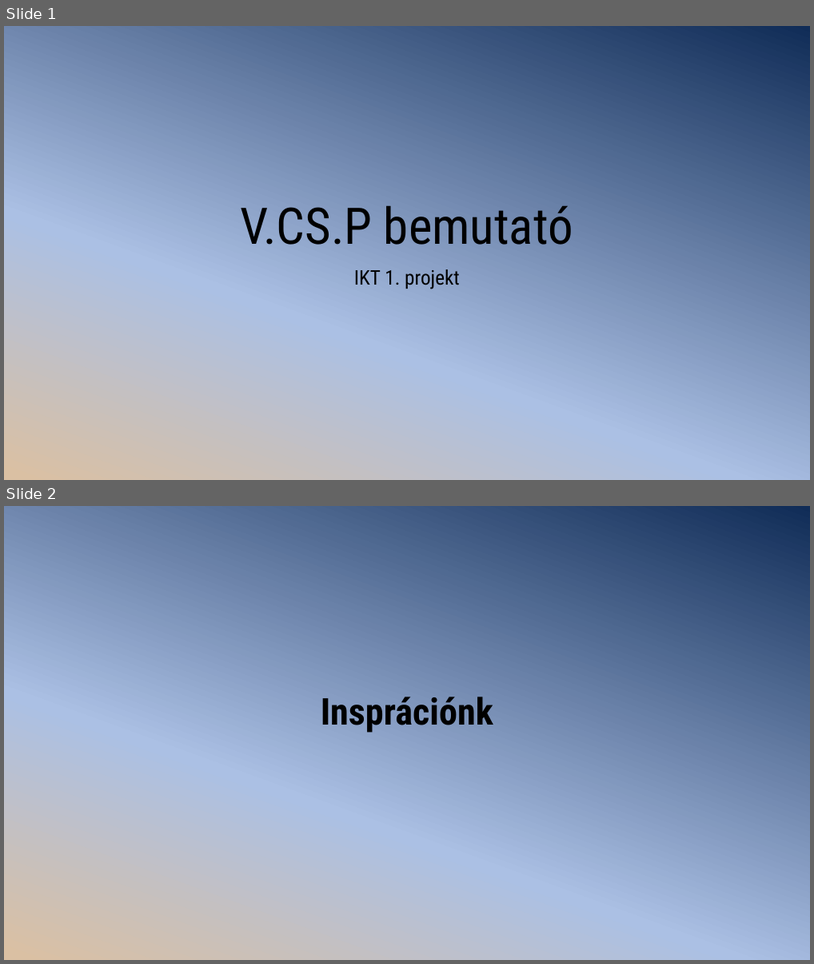
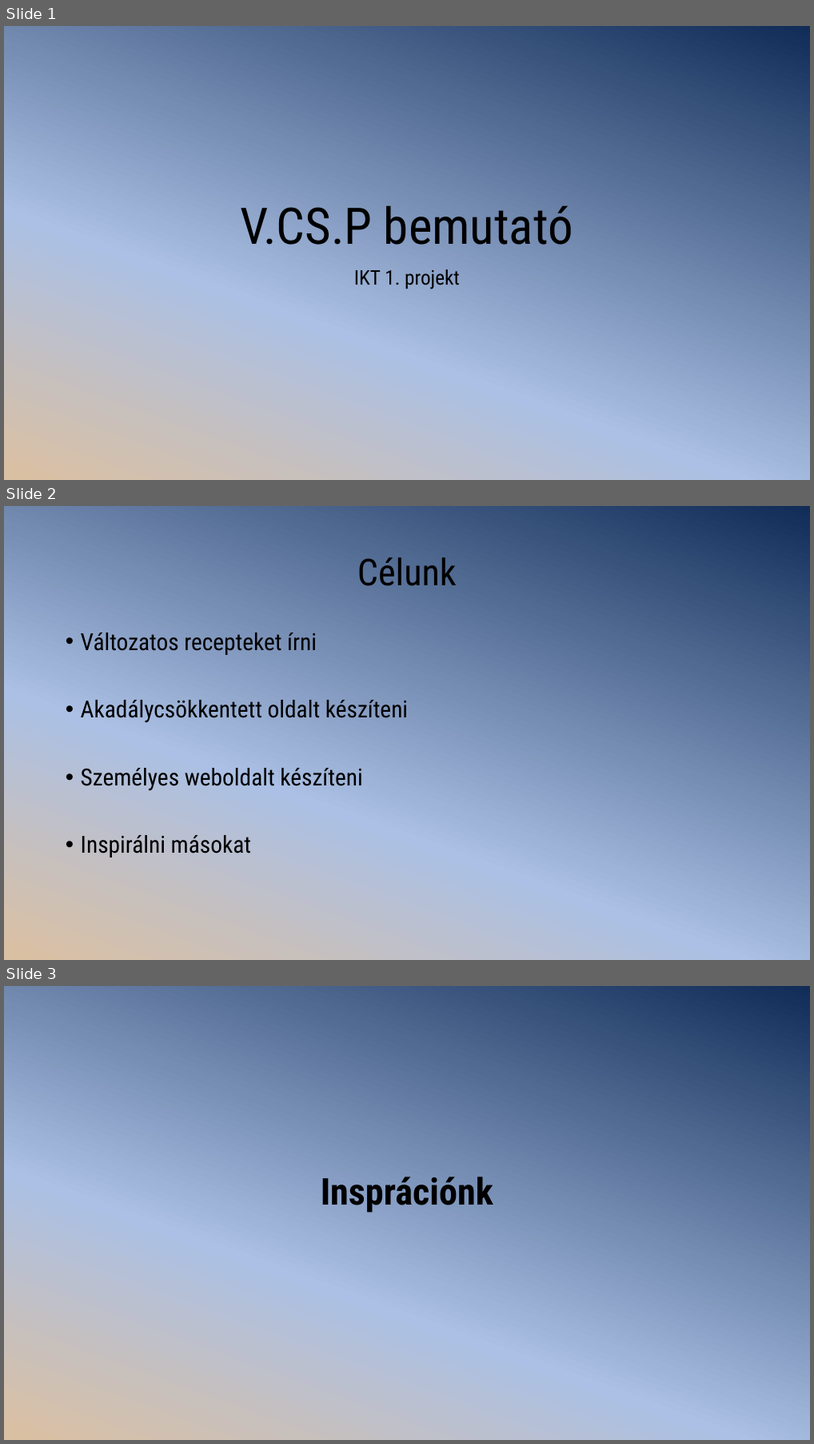
Before and after one commit to jovanovskiviktor/IKT_Projekt_1, a slide deck: 1_projekt/Bemutató V.CS.P.pptx. Shown one above the other, each under a label of ours: slides 1 and 2 before the commit, slides 1, 2 and 3 after it. The pictures are 814x964 and 814x1444 pixels, drawn with LibreOffice and Linux fonts; fonts in the diff are those of the drawing. Boxes give left, top, right and bottom in pixels: in the first picture for what was removed or moved away, otherwise in the second. Text is boxed around its words. In the diff, an @@ line names an element or a change of style, - is before the commit and + after.

Commit message:
presentation

```diff
--- a/1_projekt/Bemutató V.CS.P.pptx
+++ b/1_projekt/Bemutató V.CS.P.pptx
@@ slide 2 added at [4, 506, 810, 960], background gradient #102C57 to #ABC0E4 to #DAC0A3 @@
@@ title added at [358, 557, 457, 586], 44 pt, text #000000 @@
+Célunk
@@ text added at [81, 632, 408, 857], 28 pt, text #000000 @@
+• Változatos recepteket írni
+• Akadálycsökkentett oldalt készíteni
+• Személyes weboldalt készíteni
+• Inspirálni másokat
@@ what was slide 2 is now slide 3 @@
```
Also in this commit, not shown: 5 other slides added, 1 slide removed.
